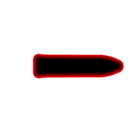
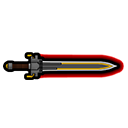
Before/after of a 128×128 layered artwork. What changed in the layer stack:
painted on "Layer 1" over (x1=3, y1=52, x2=121, y2=80)
